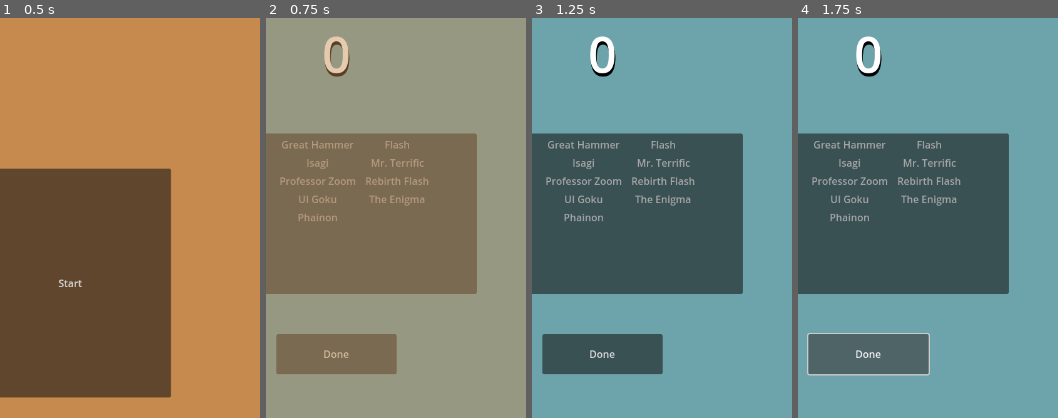
Above: before the commit, frames 1-4 (left to right).
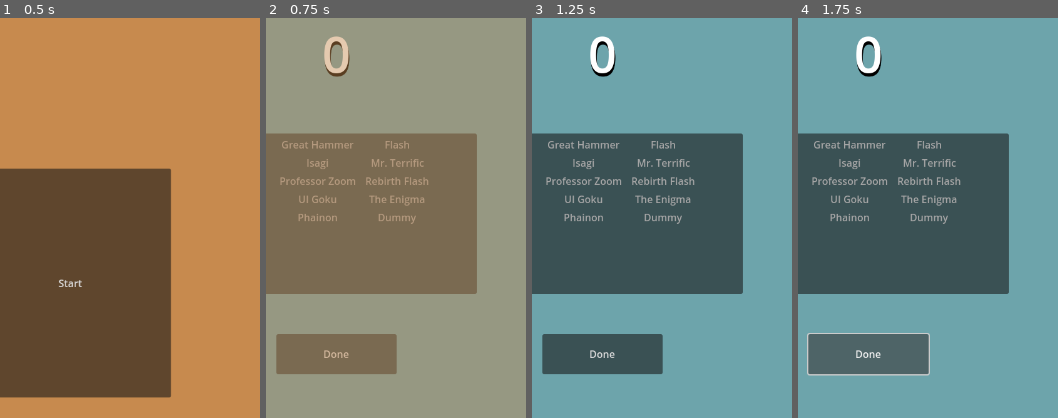
Above: after the commit, the same moments.

Repository: Odeguy/ball-fighting
Game: Godot game, scene res://game_main.tscn
Same seed, same stepped clock (60 frames per second), same inputs: the game is played once before the commit and once after it. Sound files missing from this copy of the repository are replaced by a short silence.
Inputs:
- Up to frame 1 (0.5 s): no input
- Up to frame 2 (0.75 s): click "Start" at 0.5 s
- Up to frame 3 (1.25 s): no input
- Up to frame 4 (1.75 s): click "Done" at 1.25 s
The pictures show only the part of the screen within x 36-86%, y 6-56%; the shares and areas given below are measured in that part.

Frame 1 is identical in both runs. In frame 2, 0.1% of the frame differs, in the area x 43-58%, y 49-52%; in frame 3, 0.1%; in frame 4, 0.1%.

Commit message:
z index problem fixed

Diff:
--- a/ball.tscn
+++ b/ball.tscn
@@ -106,8 +106,7 @@
 [node name="AudioStreamPlayer2D" type="AudioStreamPlayer2D" parent="RigidBody2D/Sensory Field"]
 
 [node name="AvgDmg" type="Label" parent="."]
-z_index = 3000
-z_as_relative = false
+z_index = 1200
 anchors_preset = 8
 anchor_left = 0.5
 anchor_top = 0.5
--- a/ball_script.gd
+++ b/ball_script.gd
@@ -153,16 +153,19 @@
 		opp.total_damage += opp.attack + opp.speed_bonus
 		opp.recalc_avg_dmg()
 		if health <= 0:
-			$RigidBody2D.linear_velocity = Vector2(0, 0)
-			$RigidBody2D.angular_velocity = 0
-			$RigidBody2D/CollisionShape2D.disabled = true
-			if weapon: $RigidBody2D/WeaponShape2D.disabled = true
-			health = 0
-			while modulate.a <= 0:
-				modulate.a -= 0.05
-				await get_tree().process_frame
-			get_parent().fighting.erase(self)
-			self.queue_free()
+			die()
+
+func die() -> void:
+	$RigidBody2D.linear_velocity = Vector2(0, 0)
+	$RigidBody2D.angular_velocity = 0
+	$RigidBody2D/CollisionShape2D.disabled = true
+	if weapon: $RigidBody2D/WeaponShape2D.disabled = true
+	health = 0
+	while modulate.a <= 0:
+		modulate.a -= 0.05
+		await get_tree().process_frame
+	get_parent().fighting.erase(self)
+	self.queue_free()
 
 func get_body():
 	return $RigidBody2D
--- a/balls.json
+++ b/balls.json
@@ -13,5 +13,6 @@
 	"The Enigma": "res://balls/the_enigma_ball.tscn",
 
 	"Saber": "res://burst_series/balls/saber_ball.tscn",
-	"Phainon": "res://burst_series/balls/phainon_ball.tscn"
+	"Phainon": "res://burst_series/balls/phainon_ball.tscn",
+	"Dummy": "res://balls/dummy_ball.tscn"
 }
--- /dev/null
+++ b/balls/dummy_ball.tscn
@@ -0,0 +1,37 @@
+[gd_scene load_steps=4 format=3 uid="uid://vy18c17ecb57"]
+
+[ext_resource type="PackedScene" uid="uid://vncgfvhdwod8" path="res://ball.tscn" id="1_3lugg"]
+
+[sub_resource type="StyleBoxFlat" id="StyleBoxFlat_ww5tn"]
+resource_local_to_scene = true
+bg_color = Color(0, 0, 0, 1)
+border_color = Color(0, 0, 0, 1)
+border_blend = true
+corner_radius_top_left = 999
+corner_radius_top_right = 999
+corner_radius_bottom_right = 999
+corner_radius_bottom_left = 999
+
+[sub_resource type="CircleShape2D" id="CircleShape2D_848il"]
+resource_local_to_scene = true
+
+[node name="dummy_ball" instance=ExtResource("1_3lugg")]
+color = Color(1, 1, 1, 1)
+border_color = Color(0.342581, 0.342581, 0.342581, 1)
+health_color = Color(0.637026, 0.637026, 0.637026, 1)
+radius = 45
+border_width = 10
+lin_accel = 1
+ang_accel = 1
+lin_speed = 1
+ang_speed = 1
+health = 9999
+
+[node name="Face" parent="RigidBody2D" index="1"]
+theme_override_styles/panel = SubResource("StyleBoxFlat_ww5tn")
+
+[node name="CollisionShape2D" parent="RigidBody2D/Sensory Field" index="0"]
+shape = SubResource("CircleShape2D_848il")
+
+[node name="Face" parent="RigidBody2D/Sensory Field" index="1"]
+theme_override_styles/panel = SubResource("StyleBoxFlat_ww5tn")
--- a/balls/sword_ball.tscn
+++ b/balls/sword_ball.tscn
@@ -15,6 +15,19 @@
 [sub_resource type="CapsuleShape2D" id="CapsuleShape2D_0r3bk"]
 radius = 1.3446
 height = 29.2111
+
+[sub_resource type="CircleShape2D" id="CircleShape2D_1i5ti"]
+resource_local_to_scene = true
+
+[sub_resource type="StyleBoxFlat" id="StyleBoxFlat_iwy06"]
+resource_local_to_scene = true
+bg_color = Color(0, 0, 0, 1)
+border_color = Color(0, 0, 0, 1)
+border_blend = true
+corner_radius_top_left = 999
+corner_radius_top_right = 999
+corner_radius_bottom_right = 999
+corner_radius_bottom_left = 999
 
 [node name="ball" instance=ExtResource("1_yro6t")]
 color = Color(0.345098, 0.545098, 0.8, 1)
@@ -44,3 +57,9 @@
 rotation = -0.834373
 scale = Vector2(11.3497, 7.50411)
 shape = SubResource("CapsuleShape2D_0r3bk")
+
+[node name="CollisionShape2D" parent="RigidBody2D/Sensory Field" index="0"]
+shape = SubResource("CircleShape2D_1i5ti")
+
+[node name="Face" parent="RigidBody2D/Sensory Field" index="1"]
+theme_override_styles/panel = SubResource("StyleBoxFlat_iwy06")
--- a/bomb_script.gd
+++ b/bomb_script.gd
@@ -1,4 +1,6 @@
 extends "res://floater_script.gd"
+
+class_name Bomb
 
 @export var explosion_texture: Texture2D
 @export var spawn_rate: int
--- a/burst_script.gd
+++ b/burst_script.gd
@@ -45,6 +45,9 @@
 		opp.damage_effect(burst_damage)
 		ball.total_damage += 1
 		opp.recalc_avg_dmg()
+		if opp.health == 0:
+			opp.die()
+			break
 	done.emit()
 	self.hide()
 	self.queue_free()
--- a/burst_series/balls/phainon_ball.tscn
+++ b/burst_series/balls/phainon_ball.tscn
@@ -70,3 +70,4 @@
 
 [node name="AvgDmg" parent="." index="1"]
 z_index = 4095
+z_as_relative = false
--- a/burst_series/balls/saber_ball.tscn
+++ b/burst_series/balls/saber_ball.tscn
@@ -68,3 +68,4 @@
 
 [node name="AvgDmg" parent="." index="1"]
 z_index = 4096
+z_as_relative = false
--- a/burst_series/burst.tscn
+++ b/burst_series/burst.tscn
@@ -3,7 +3,7 @@
 [ext_resource type="Script" uid="uid://bkbbk6vxp3fbl" path="res://burst_script.gd" id="1_27hfr"]
 
 [node name="burst" type="Node2D"]
-z_index = 4096
+z_index = 40
 z_as_relative = false
 script = ExtResource("1_27hfr")
 
--- a/burst_series/burst_ball.tscn
+++ b/burst_series/burst_ball.tscn
@@ -153,7 +153,6 @@
 theme_override_styles/panel = SubResource("StyleBoxFlat_dlrde")
 
 [node name="Label" type="Label" parent="AvgDmg" index="3"]
-z_index = 8
 layout_mode = 0
 offset_left = 27.0
 offset_top = 83.5
--- a/burst_series/bursts/phainon_burst.tscn
+++ b/burst_series/bursts/phainon_burst.tscn
@@ -23,8 +23,8 @@
 
 [node name="phainon_burst" instance=ExtResource("1_8dskr")]
 sound_effect = ExtResource("2_epo7h")
-duration = 10.0
-burst_damage = 2
+duration = 4.0
+burst_damage = 3
 
 [node name="CollisionShape2D" parent="AreaDetector" index="0"]
 scale = Vector2(20.6561, 20.2996)
--- a/burst_series/bursts/saber_burst.tscn
+++ b/burst_series/bursts/saber_burst.tscn
@@ -26,7 +26,7 @@
 [node name="saber_burst" instance=ExtResource("1_qhj47")]
 rotation = -1.04353
 sound_effect = ExtResource("2_mjgkb")
-duration = 10.0
+duration = 6.0
 burst_damage = 2
 
 [node name="CollisionShape2D" parent="AreaDetector" index="0"]
--- a/cut_in.tscn
+++ b/cut_in.tscn
@@ -78,7 +78,6 @@
 [node name="Cut In" type="Node2D"]
 process_mode = 3
 z_index = 4096
-z_as_relative = false
 script = ExtResource("1_gdngp")
 
 [node name="AudioStreamPlayer2D" type="AudioStreamPlayer2D" parent="."]
Not shown: 1 places in balls/sword_ball.tscn that only renumber resources
